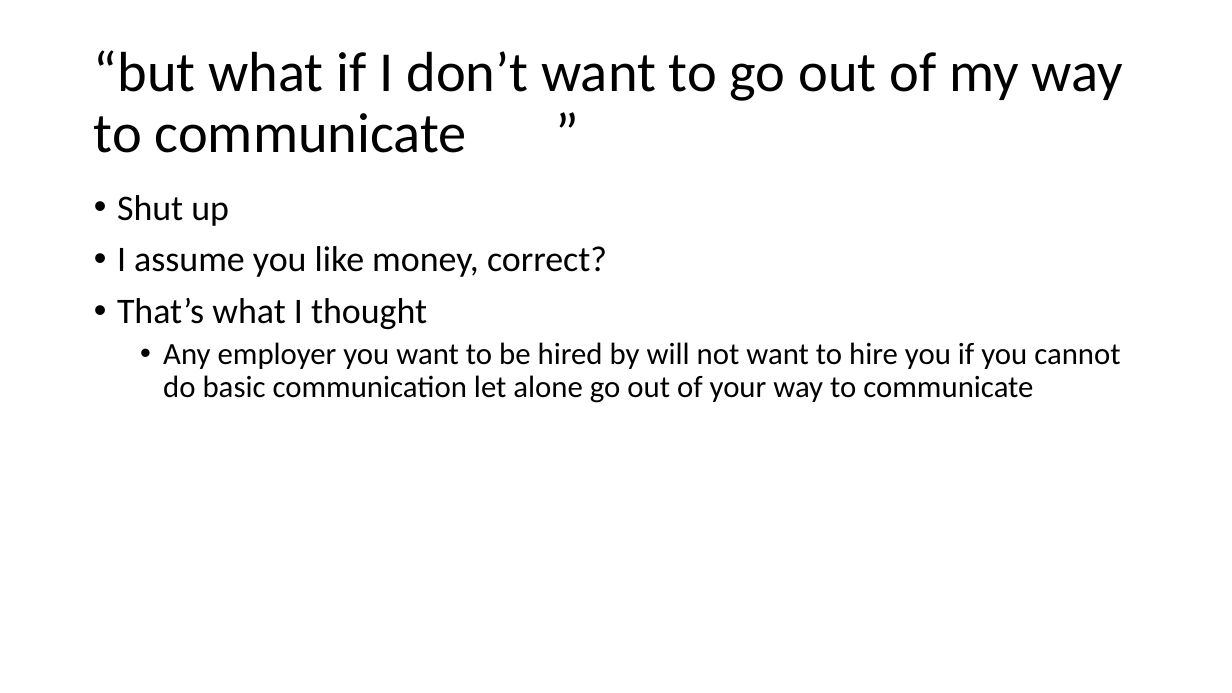
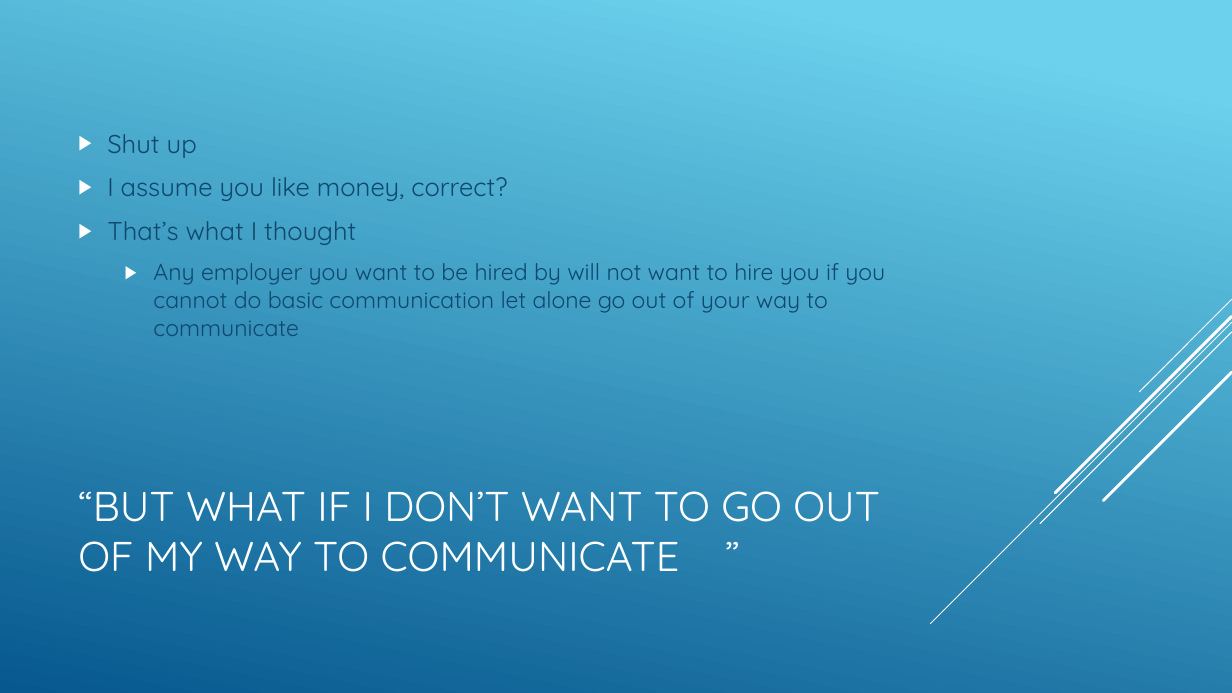
Before and after one commit to csmith1188/docpacs2122, a slide deck: slide 9 of docpac_mar18/Presentation.pptx. Drawn at 1232x693 pixels with LibreOffice and Linux fonts; fonts in the diff are those of the drawing. Boxes give left, top, right and bottom in pixels: in the first picture for what was removed or moved away, otherwise in the second. Text is boxed around its words. In the diff, an @@ line names an element or a change of style, - is before the commit and + after.

```diff
--- a/docpac_mar18/Presentation.pptx
+++ b/docpac_mar18/Presentation.pptx
@@ background #FFFFFF to gradient #6ED2EB to #06588E @@
@@ text "Shut up": place and size @@
-text "Shut up" at bbox=[117, 195, 1120, 403]
+text "Shut up" at bbox=[107, 134, 885, 336]
@@ text "Shut up" at bbox=[107, 134, 885, 336]: size 28 to 20 pt in "Shut up", "I assume you like money, correct?", "That’s what I thought"; font Calibri to Quicksand, text colour #000000 to #0F496F; size 24 to 18 pt in "Any employer you want to be hired ..."; bullet • to ▶; line spacing 0.9 to 1; more space between paragraphs; vertical alignment top to middle @@
@@ group added at bbox=[931, 299, 1232, 624]: 5 lines @@
@@ title at bbox=[78, 491, 880, 572]: text changed; size 44 to 32.4 pt; font Calibri to Quicksand; text colour #000000 to #FFFFFF @@
-“but what if I don’t want to go out of my way to communicate ”
+“BUT WHAT IF I DON’T WANT TO GO OUT OF MY WAY TO COMMUNICATE ”
```
Also in this commit, not shown: 11 other slides changed, 1 slide added, 1 slide removed.
